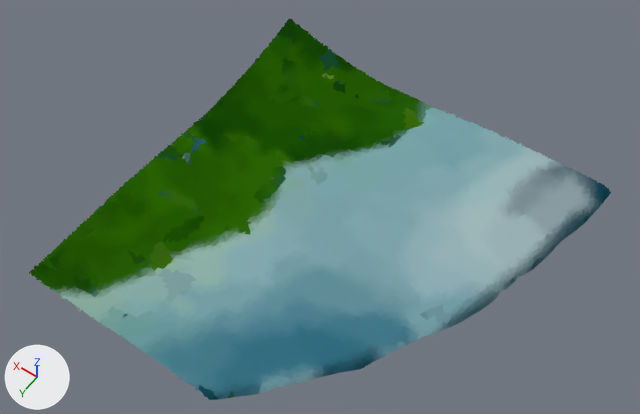
Before and after pictures for a commit that changed the glTF model apps/megameal/public/terrain/levels/observatory-environment/chunk_0_1_LOD0.glb.
Rendered twice from a 50 mm lens placed at (-215.2, 149.4, 165.5), pointed at (-142.4, 47.4, 5.4). Lighting does not change. The marker at lower left points along +X, +Y and +Z. The picture after the commit comes second.

Objects in the first picture: 'chunk_0_1_LOD0'.
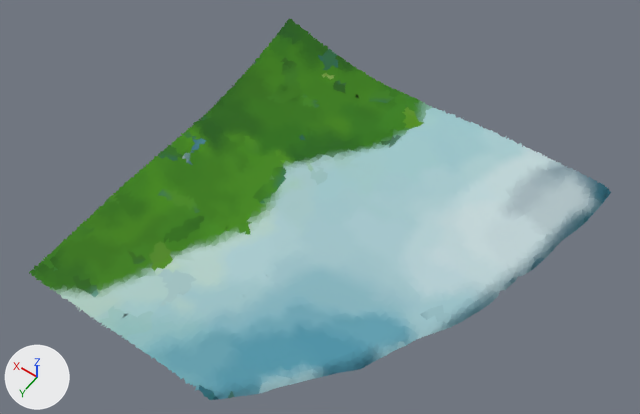
Location of each change, [x1, y1, x2, y2] in pixels of the pictures (640 x 414 px):
'chunk_0_1_LOD0', surface changed (lighter): [29, 19, 611, 400] in both

The change, as a diff of the scene's bpy script:
```diff
--- a/apps/megameal/public/terrain/levels/observatory-environment/chunk_0_1_LOD0.glb.py
+++ b/apps/megameal/public/terrain/levels/observatory-environment/chunk_0_1_LOD0.glb.py
@@ mat_material_0_001 @@
 mat_material_0_001.texture = img_image_0_001blur2
-mat_material_0_001.metallic = 1.0
 mat_material_0_001.roughness = 0.904
```
